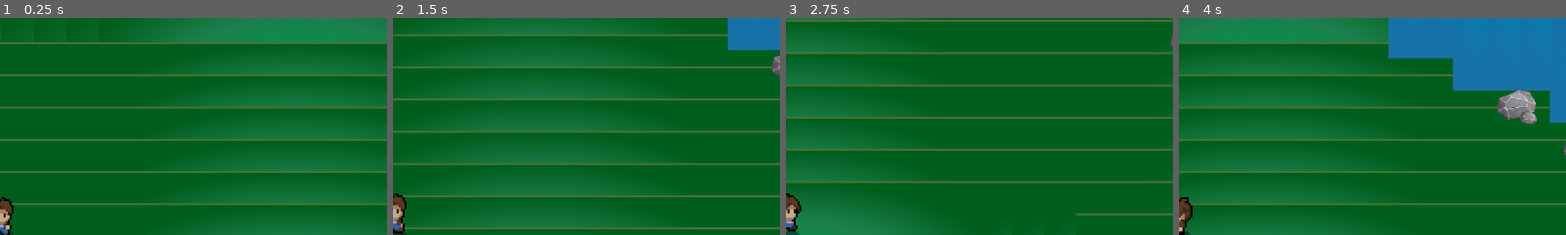
Above: before the commit, frames 1-4 (left to right).
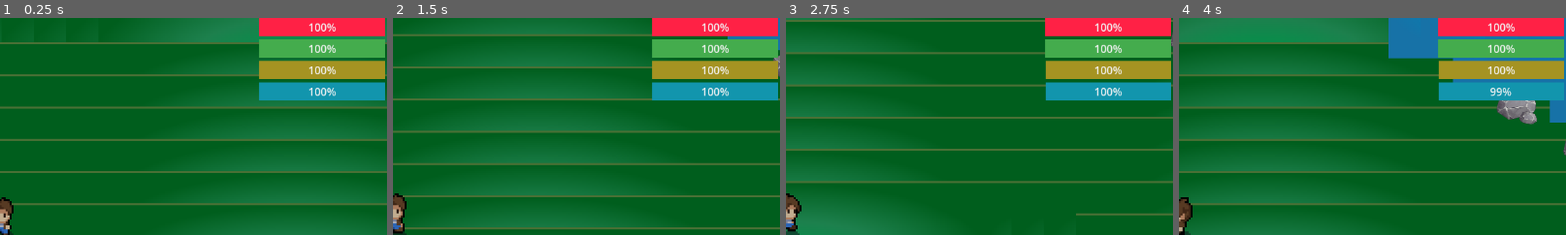
Above: after the commit, the same moments.

Repository: orcakt/gamejam-feb-2026
Game: Godot game, scene res://world/world.tscn
Two runs of this game, one before a commit and one after it. Both use one fixed random seed, a clock stepped at 60 frames per second and the inputs below. This scene is started directly instead of the project's main scene. The engine's default icon, where the game draws it, is replaced by a stand-in: a white triangle on a blue panel in a dark square.
Inputs:
- Up to frame 1 (0.25 s): no input
- Up to frame 2 (1.5 s): tap Enter (craft_item) at 0.5 s; hold Right (ui_right) 0.53-1.28 s; hold Enter (craft_item) 0.53-1.28 s; hold Down (ui_down) from 1.28 s (still down); tap E (interact) at 1.35 s
- Up to frame 3 (2.75 s): release Down (ui_down) at 2.03 s; hold Right (ui_right) from 2.03 s (still down); tap Ctrl at 2.1 s
- Up to frame 4 (4 s): release Right (ui_right) at 2.78 s; hold Up (ui_up) 2.78-3.53 s; tap U at 2.85 s; hold Left (ui_left) from 3.53 s (still down); tap T at 3.6 s
The pictures show only the part of the screen within x 50-100%, y 0-50%; the shares and areas given below are measured in that part.

The runs differ from the first frame. In frame 1, 11% of the frame differs, in the area x 66-100%, y 0-38%; in frame 2, 11%; in frame 3, 11%; in frame 4, 11%.

Commit message:
Added stats to HUD and HUD to the world.

Diff:
--- a/stone-pine-survival/ui/game/hud.tscn
+++ /dev/null
@@ -1,9 +0,0 @@
-[gd_scene format=3 uid="uid://ccff2aegf3pec"]
-
-[node name="Hud" type="Control"]
-layout_mode = 3
-anchors_preset = 15
-anchor_right = 1.0
-anchor_bottom = 1.0
-grow_horizontal = 2
-grow_vertical = 2
--- /dev/null
+++ b/stone-pine-survival/ui/game/statusbars/hud.gd
@@ -0,0 +1,86 @@
+extends Node
+
+@onready var health_bar: ProgressBar = $CanvasLayer/Health
+@onready var energy_bar: ProgressBar = $CanvasLayer/Energy
+@onready var hunger_bar: ProgressBar = $CanvasLayer/Hunger
+@onready var thirst_bar: ProgressBar = $CanvasLayer/Thirst
+
+@export var health_drain_speed: float = 0
+@export var energy_drain_speed: float = 0.25
+@export var hunger_drain_speed: float = 1
+@export var thirst_drain_speed: float = 1.5
+@export var final_energy_drain_speed: float = 0.25
+
+var health = 100
+var energy = 100
+var hunger = 100
+var thirst = 100
+var max_stat = 100
+
+func setup_stats() -> void:
+	health_bar.max_value = max_stat
+	health_bar.value = health
+
+	energy_bar.max_value = max_stat
+	energy_bar.value = energy
+
+	hunger_bar.max_value = max_stat
+	hunger_bar.value = hunger
+
+	thirst_bar.max_value = max_stat
+	thirst_bar.value = thirst
+
+func _process(delta: float):
+	health -= (health_drain_speed * delta)/10
+	health_bar.value = health
+	energy -= (energy_drain_speed * delta)/10
+	energy_bar.value = energy
+	hunger -= (hunger_drain_speed * delta)/10
+	hunger_bar.value = hunger
+	thirst -= (thirst_drain_speed * delta)/10
+	thirst_bar.value = thirst
+
+	if(hunger < 1 || thirst < 1):
+		energy_deplete()
+	if(hunger < 1 || thirst < 1 || energy < 1):
+		health_drain_speed += 0.002
+
+func _unhandled_input(event: InputEvent) -> void:
+	if Input.is_key_pressed(KEY_W):
+		restore_thirst(20)
+
+func take_damage(amount):
+	health -= amount
+	health = clamp(health, 0, max_stat)
+	health_bar.value = health
+
+func restore_health(amount):
+	health += amount
+	health = clamp(health, 0, max_stat)
+	health_bar.value = health
+
+func restore_energy(amount):
+	energy += amount
+	energy = clamp(energy, 0, max_stat)
+	energy_bar.value = energy
+
+func restore_hunger(amount):
+	if hunger == 0:
+		slow_energy_deplete()
+	hunger += amount
+	hunger = clamp(hunger, 0, max_stat)
+	hunger_bar.value = hunger
+
+func restore_thirst(amount):
+	thirst += amount
+	thirst = clamp(thirst, 0, max_stat)
+	thirst_bar.value = thirst
+
+func energy_deplete():
+	if hunger < 1:
+		energy_drain_speed += 0.001
+	if thirst < 1:
+		energy_drain_speed += 0.002
+
+func slow_energy_deplete():
+	energy_drain_speed = final_energy_drain_speed
--- /dev/null
+++ b/stone-pine-survival/ui/game/statusbars/hud.tscn
@@ -0,0 +1,79 @@
+[gd_scene format=3 uid="uid://ccff2aegf3pec"]
+
+[ext_resource type="Script" uid="uid://cv28n4ye0cqsn" path="res://ui/game/statusbars/hud.gd" id="1_mr3p8"]
+
+[sub_resource type="StyleBoxFlat" id="StyleBoxFlat_1rtg8"]
+bg_color = Color(1, 0.12941177, 0.27058825, 0.19607843)
+
+[sub_resource type="StyleBoxFlat" id="StyleBoxFlat_jgj1q"]
+bg_color = Color(1, 0.12941177, 0.27058825, 1)
+
+[sub_resource type="StyleBoxFlat" id="StyleBoxFlat_qal71"]
+bg_color = Color(0.26666668, 0.6745098, 0.3019608, 0.19607843)
+
+[sub_resource type="StyleBoxFlat" id="StyleBoxFlat_g7jwj"]
+bg_color = Color(0.26666668, 0.6745098, 0.3019608, 1)
+
+[sub_resource type="StyleBoxFlat" id="StyleBoxFlat_tokk6"]
+bg_color = Color(0.64705884, 0.5764706, 0.13333334, 0.19607843)
+
+[sub_resource type="StyleBoxFlat" id="StyleBoxFlat_t3vak"]
+bg_color = Color(0.64705884, 0.5764706, 0.13333334, 1)
+
+[sub_resource type="StyleBoxFlat" id="StyleBoxFlat_yk5nb"]
+bg_color = Color(0.07058824, 0.58431375, 0.6784314, 0.19607843)
+
+[sub_resource type="StyleBoxFlat" id="StyleBoxFlat_r22jn"]
+bg_color = Color(0.07058824, 0.58431375, 0.6784314, 1)
+
+[node name="Hud" type="Control" unique_id=229844827]
+layout_mode = 3
+anchors_preset = 15
+anchor_right = 1.0
+anchor_bottom = 1.0
+offset_left = 2.0
+offset_right = 2.0
+grow_horizontal = 2
+grow_vertical = 2
+script = ExtResource("1_mr3p8")
+
+[node name="CanvasLayer" type="CanvasLayer" parent="." unique_id=607947781]
+
+[node name="Health" type="ProgressBar" parent="CanvasLayer" unique_id=855901411]
+offset_left = 962.0
+offset_right = 1149.0
+offset_bottom = 27.0
+theme_override_styles/background = SubResource("StyleBoxFlat_1rtg8")
+theme_override_styles/fill = SubResource("StyleBoxFlat_jgj1q")
+value = 100.0
+fill_mode = 1
+
+[node name="Energy" type="ProgressBar" parent="CanvasLayer" unique_id=78993652]
+offset_left = 962.0
+offset_top = 32.0
+offset_right = 1149.0
+offset_bottom = 59.0
+theme_override_styles/background = SubResource("StyleBoxFlat_qal71")
+theme_override_styles/fill = SubResource("StyleBoxFlat_g7jwj")
+value = 100.0
+fill_mode = 1
+
+[node name="Hunger" type="ProgressBar" parent="CanvasLayer" unique_id=215463385]
+offset_left = 962.0
+offset_top = 64.0
+offset_right = 1149.0
+offset_bottom = 91.0
+theme_override_styles/background = SubResource("StyleBoxFlat_tokk6")
+theme_override_styles/fill = SubResource("StyleBoxFlat_t3vak")
+value = 100.0
+fill_mode = 1
+
+[node name="Thirst" type="ProgressBar" parent="CanvasLayer" unique_id=1089762882]
+offset_left = 962.0
+offset_top = 96.0
+offset_right = 1149.0
+offset_bottom = 123.0
+theme_override_styles/background = SubResource("StyleBoxFlat_yk5nb")
+theme_override_styles/fill = SubResource("StyleBoxFlat_r22jn")
+value = 100.0
+fill_mode = 1
--- a/stone-pine-survival/world/world.tscn
+++ b/stone-pine-survival/world/world.tscn
@@ -6,6 +6,7 @@
 [ext_resource type="PackedScene" uid="uid://dvu1o1sobdo3q" path="res://ui/game/crafting/crafting_ui.tscn" id="4_fn3g3"]
 [ext_resource type="PackedScene" uid="uid://7gnb6xwj20sy" path="res://ui/game/campfire/campfire_ui.tscn" id="4_mmdvd"]
 [ext_resource type="PackedScene" uid="uid://diagt3m0ao5nj" path="res://ui/game/inventory_ui.tscn" id="5_fn3g3"]
+[ext_resource type="PackedScene" uid="uid://ccff2aegf3pec" path="res://ui/game/statusbars/hud.tscn" id="7_sc4t8"]
 
 [sub_resource type="Gradient" id="Gradient_tcf2h"]
 offsets = PackedFloat32Array(0, 0.2, 0.4, 0.6, 0.8, 1)
@@ -45,3 +46,5 @@
 
 [node name="InventoryUI" parent="CanvasLayer" unique_id=1558702918 instance=ExtResource("5_fn3g3")]
 unique_name_in_owner = true
+
+[node name="Hud" parent="." unique_id=229844827 instance=ExtResource("7_sc4t8")]
Not shown, added: stone-pine-survival/ui/game/statusbars/hud.gd.uid
